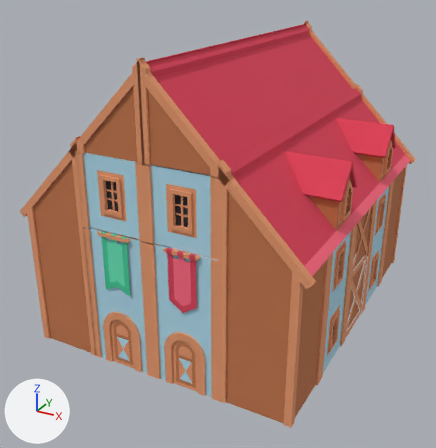
Renders of the glTF model public/media/castle/tavern.glb from each side of a commit.
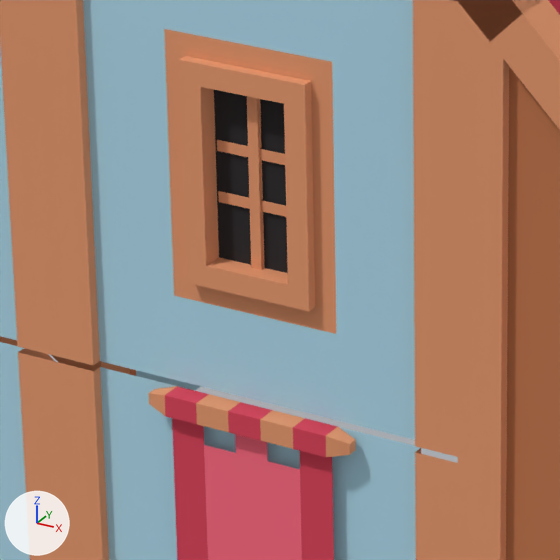
The first picture shows the older version from a 50 mm lens placed at (3.95, -7.9, 5.17), pointed at (-0.16, -0.42, 1.43). The close-ups show the older and then the newer version on the part from 31% to 54% of the width and 40% to 62% of the height of that picture. Only the edits that show in the close-ups are written down. The axes (+X, +Y, +Z) are drawn at lower left. The lights are the same throughout. Vertices at exactly the same position are counted once.

In view in the first close-up: 'house_baked_export'.
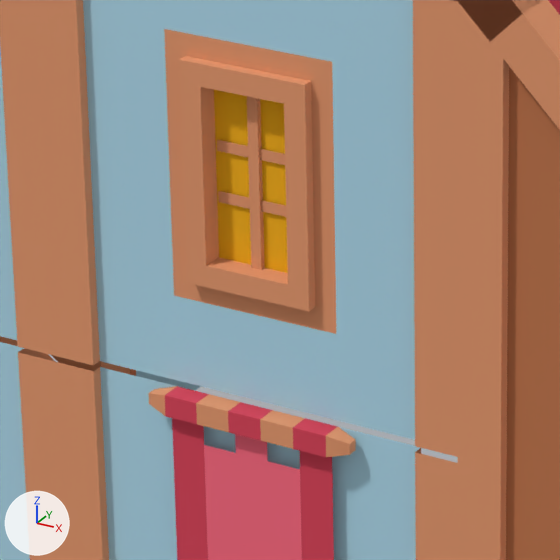
Boxes (x1, y1, x2, y2) around the edits, measured in the close-ups (560 x 560 px):
part 1 of me_house_baked_001, recoloured (lighter)
    both: (214, 90, 288, 273)

What the commit changed:
me_house_baked_001 has 2836 vertices, 3593 faces and spans x -2.12..2.12, y -2.51..2.51, z 0.0..4.19.
me_house_baked_001 is used by ob_house_baked_export; location (0.0, 0.0, 0.0).
me_house_baked_001 part 1: 32 faces centred in x -1.93..1.93, y -2.44..2.46, z 0.43..2.58 are repainted in the vertex colours; the middle colour goes from black #272427 to yellow #fbb605.
